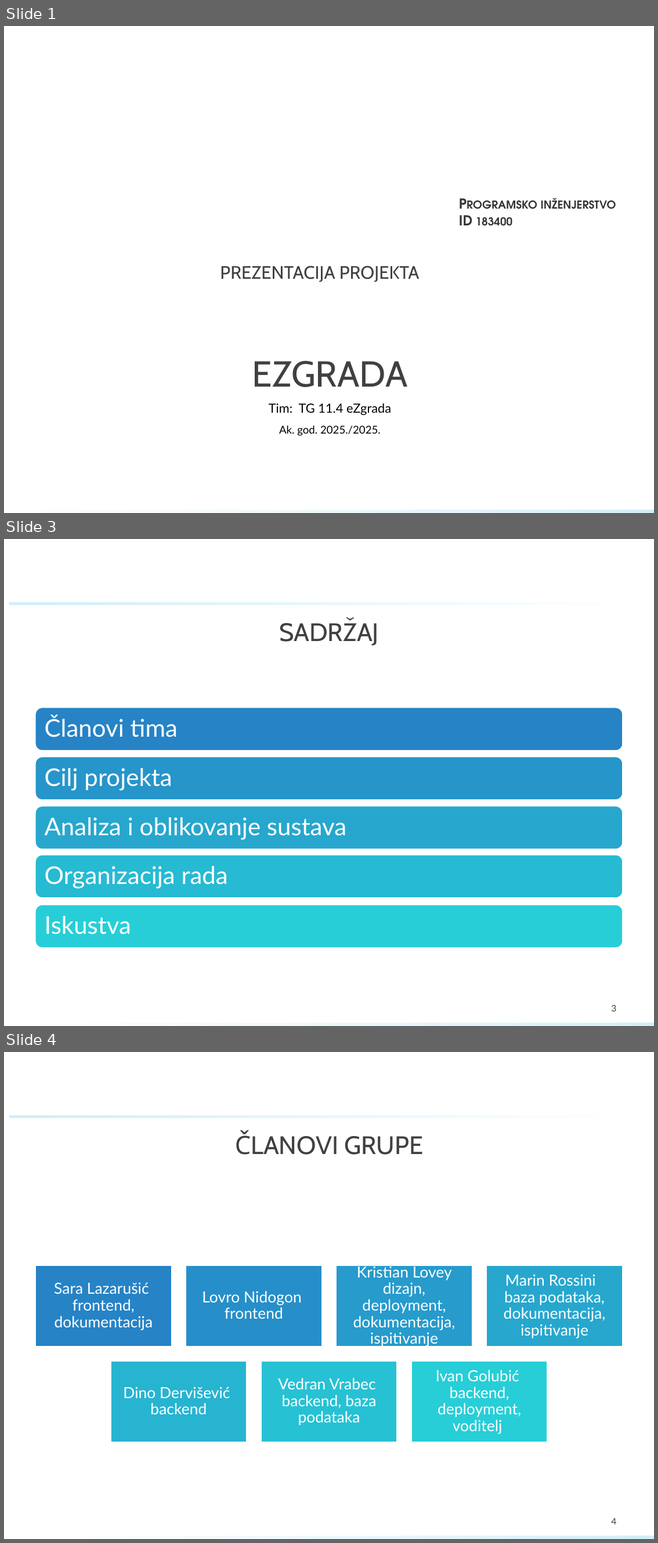
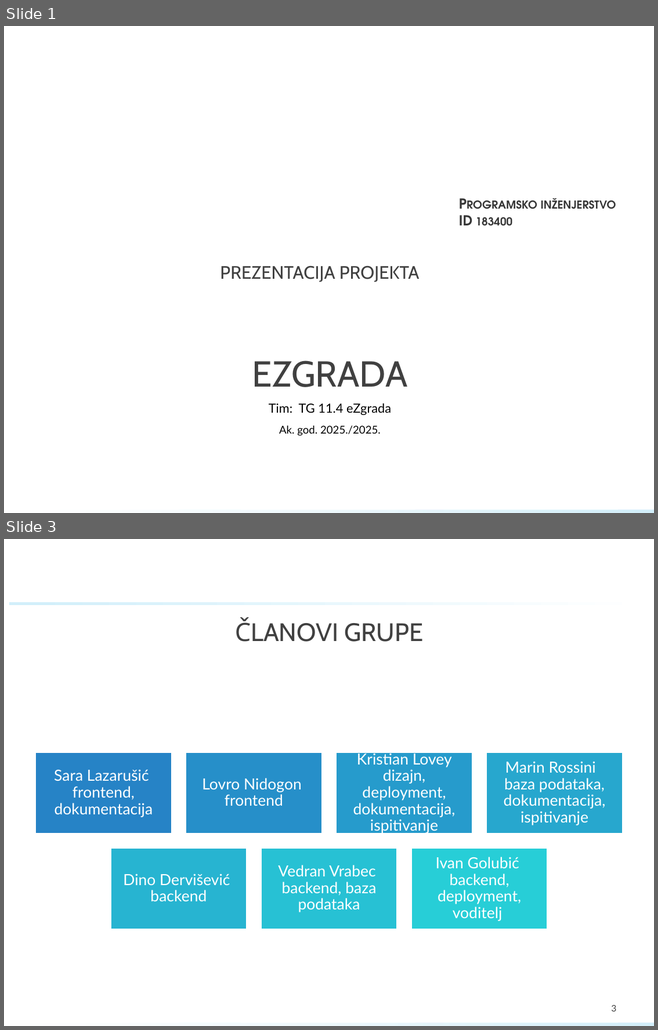
Before and after one commit to GolubIvan/Programsko-inzenjerstvo, a slide deck: PROINZ_TG11_4_eZgrada.pptx. Shown one above the other, each under a label of ours: slides 1, 3 and 4 before the commit, slides 1 and 3 after it; the slides between them are not shown. The pictures are 658x1543 and 658x1030 pixels, drawn with LibreOffice and Linux fonts; fonts in the diff are those of the drawing; background and template pictures are left out. Boxes give left, top, right and bottom in pixels: in the first picture for what was removed or moved away, otherwise in the second. Text is boxed around its words. In the diff, an @@ line names an element or a change of style, - is before the commit and + after.

```diff
--- a/PROINZ_TG11_4_eZgrada.pptx
+++ b/PROINZ_TG11_4_eZgrada.pptx
@@ slide 3 removed at [4,539,654,1026], background #FFFFFF; not listed: 2 template elements that a slide beside it also shows @@
@@ title removed at [279,620,379,646] @@
-SADRŽAJ
@@ group removed at [35,707,623,948]: 5 rounded rectangles, 5 texts @@
-Članovi tima
-Cilj projekta
-Analiza i oblikovanje sustava
-Organizacija rada
-Iskustva
@@ page number removed at [611,1005,616,1012] @@
-3
@@ what was slide 4 is now slide 3 @@
@@ page number at [611,1005,616,1012]: text changed @@
-4
+3
```
Also in this commit, not shown: 3 slides changed, 3 slides added, 3 other slides removed.
